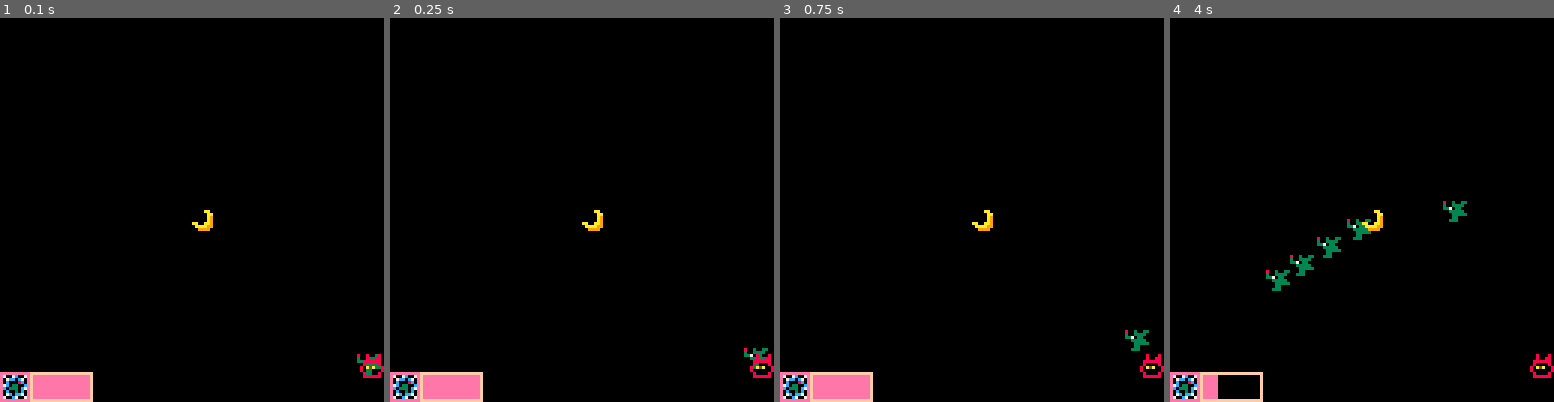
Above: before the commit, frames 1-4 (left to right).
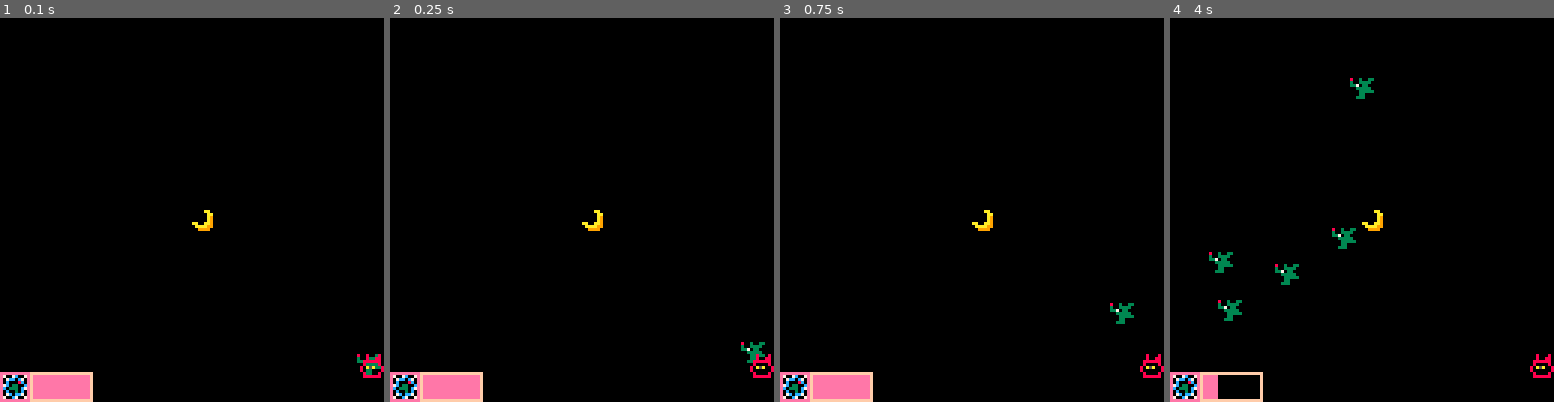
Above: after the commit, the same moments.

Repository: Miliox/ld55jam
Game: PICO-8 cartridge ld55jam.p8
The game is run twice, just before and just after one commit, with the same random seed, the same clock (stepped at 60 frames per second) and the same inputs.
Inputs:
- Up to frame 1 (0.1 s): no input
- Up to frame 2 (0.25 s): no input
- Up to frame 3 (0.75 s): no input
- Up to frame 4 (4 s): tap X (X key) at 1.43, 2.07, 2.82, 3.57 s; hold Right 2.68-3.02 s; hold Left from 3.78 s (still down)

Frame 1 is identical in both runs. In frame 2, 0.2% of the frame differs, in the area x 91-99%, y 84-92%; in frame 3, 0.4%; in frame 4, 1.6%, in the area x 10-78%, y 15-79%.

Commit message:
Make monsters quick

Diff:
--- a/src/spells.lua
+++ b/src/spells.lua
@@ -8,7 +8,7 @@
             if reverse then
                 wps = rev(wps)
             end
-            add_monster(caster.queue, {x=caster.pos.x, y=caster.pos.y}, {v=0.5,looking_left=true}, wps)
+            add_monster(caster.queue, {x=caster.pos.x, y=caster.pos.y}, {v=1,looking_left=true}, wps)
         end,
         cost = 1
     },
